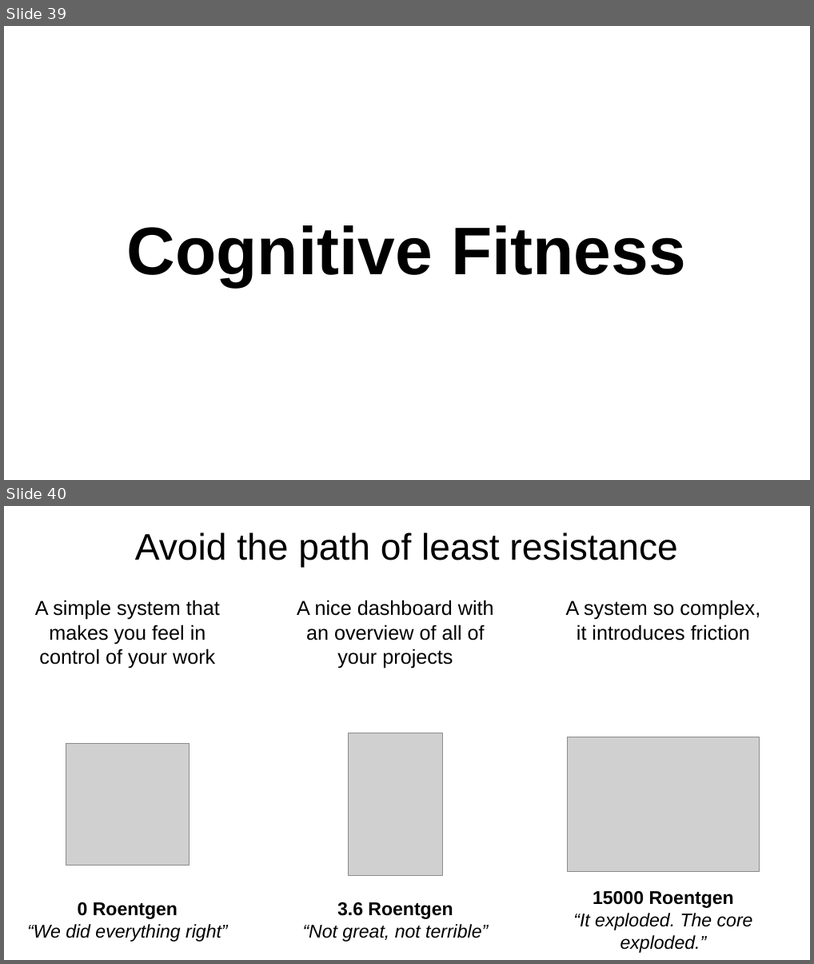
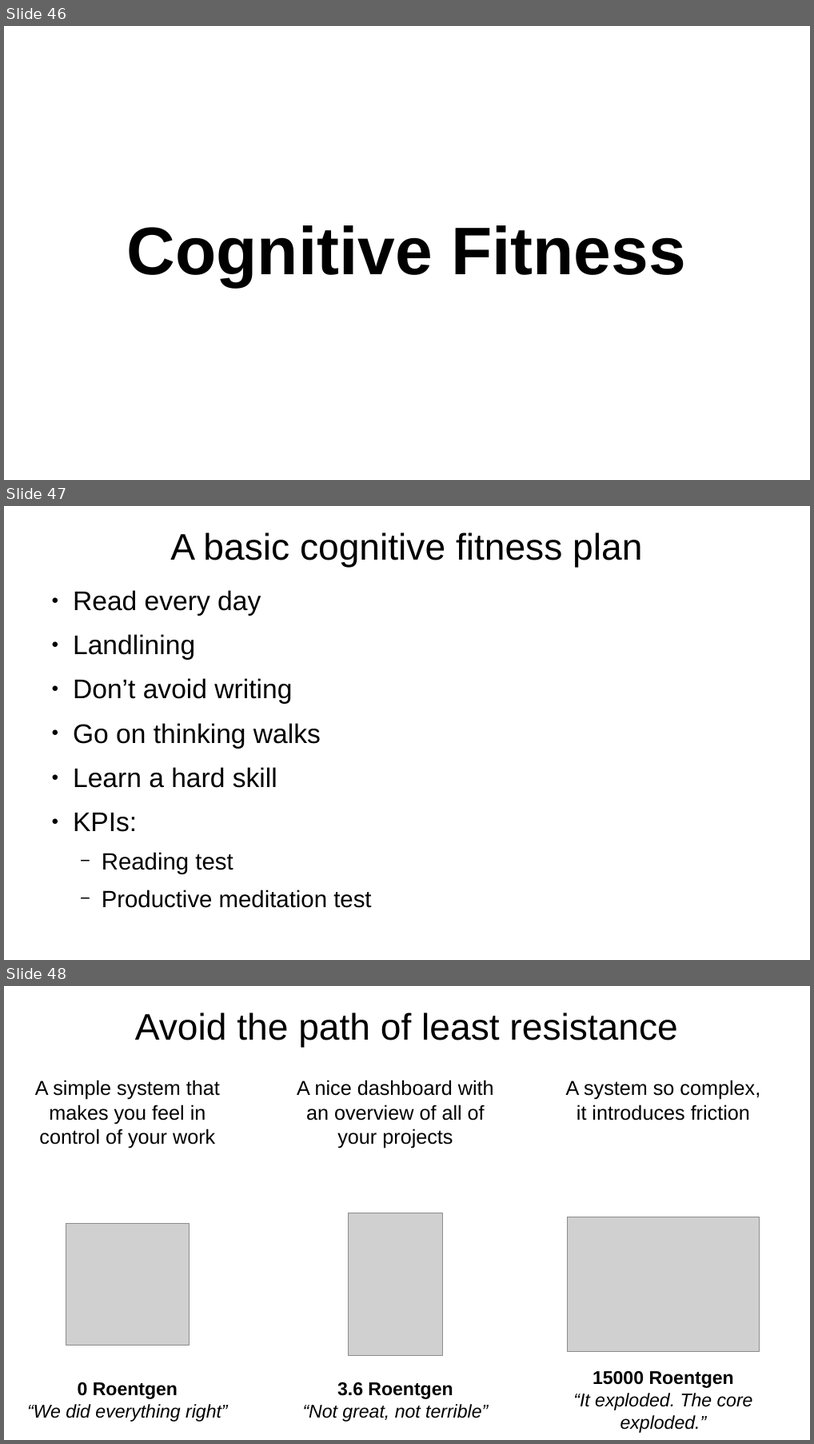
Before and after one commit to arnegevaert/SC26, a slide deck: personal_effectiveness.odp. Shown one above the other, each under a label of ours: slides 39 and 40 before the commit, slides 46, 47 and 48 after it. The pictures are 814x964 and 814x1444 pixels, drawn with LibreOffice and Linux fonts; fonts in the diff are those of the drawing; grey boxes stand for pictures. Boxes give left, top, right and bottom in pixels: in the first picture for what was removed or moved away, otherwise in the second. Text is boxed around its words. In the diff, an @@ line names an element or a change of style, - is before the commit and + after.

```diff
--- a/personal_effectiveness.odp
+++ b/personal_effectiveness.odp
@@ slide 47 added at [4,506,810,960], background #FFFFFF @@
@@ title added at [170,532,642,568], 44 pt, text #000000 @@
+A basic cognitive fitness plan
@@ text added at [73,590,371,908], 32 pt, text #000000 @@
+● Read every day
+● Landlining
+● Don’t avoid writing
+● Go on thinking walks
+● Learn a hard skill
+● KPIs:
+  − Reading test
+  − Productive meditation test
@@ what was slide 39 is now slide 46 @@
@@ what was slide 40 is now slide 48 @@
```
Also in this commit, not shown: 7 slides changed, 13 other slides added, 5 slides removed.
